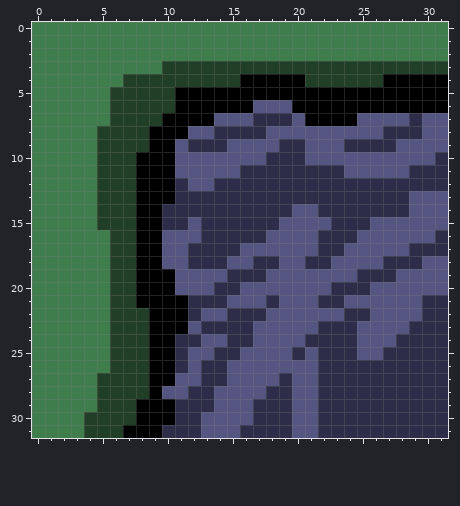
A pixel-art sprite gets an edit: graphics/ground/ground_top_left.png. Above is the file before it was changed.
The file is 32x32 pixels.
The same view after the edit:
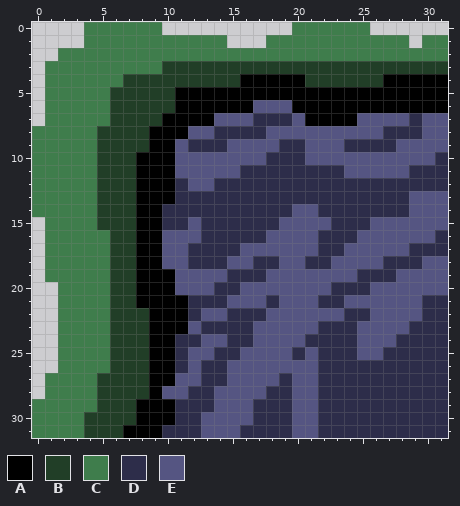
Palette (. is transparent): A #000000  B #213e27  C #3f7d4c  D #2d2d4a  E #555582
Author's note on the commit: Added a top padded grass block
Difference:
The author cleared colour C in row 0 at x 0 to 3, 10 to 19 and 26 to 31; in row 1 at x 0 to 3, 15 to 17 and 29; in row 2 at x 0 to 1; in rows 3 to 7 at x 0; in rows 15 to 19 at x 0; in rows 20 to 26 at x 0 to 1.
The author cleared colour C in rows 27 to 28 at x 0.
Where, in picture pixels (left, top, right, bottom), the same in both pictures:
erased: (32, 22, 84, 126)
erased: (162, 22, 292, 48)
erased: (370, 22, 448, 48)
erased: (32, 217, 58, 399)
